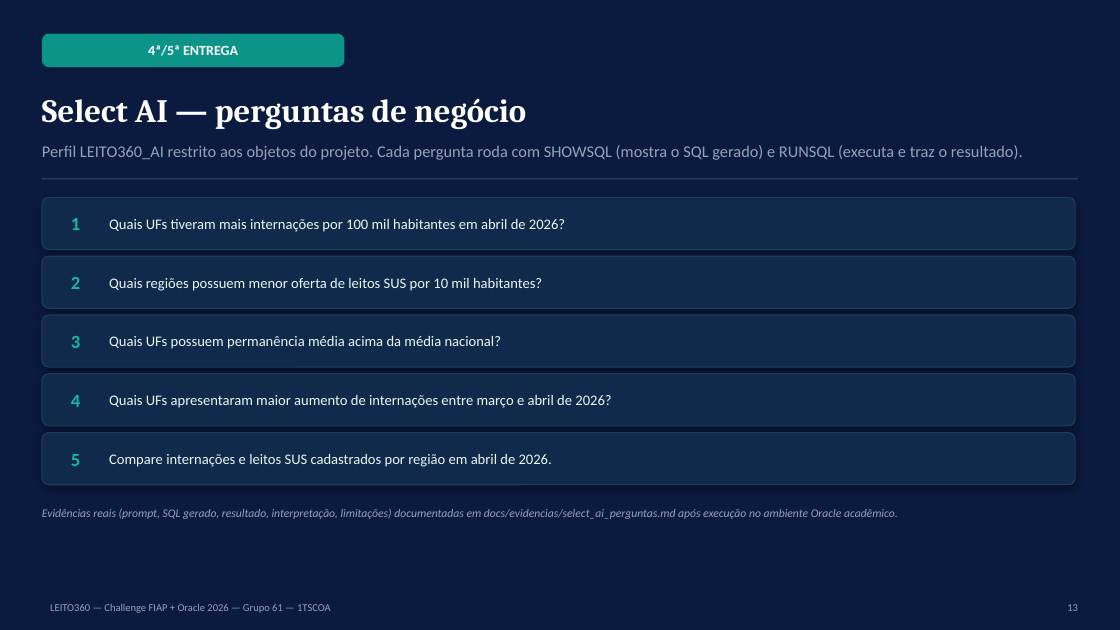
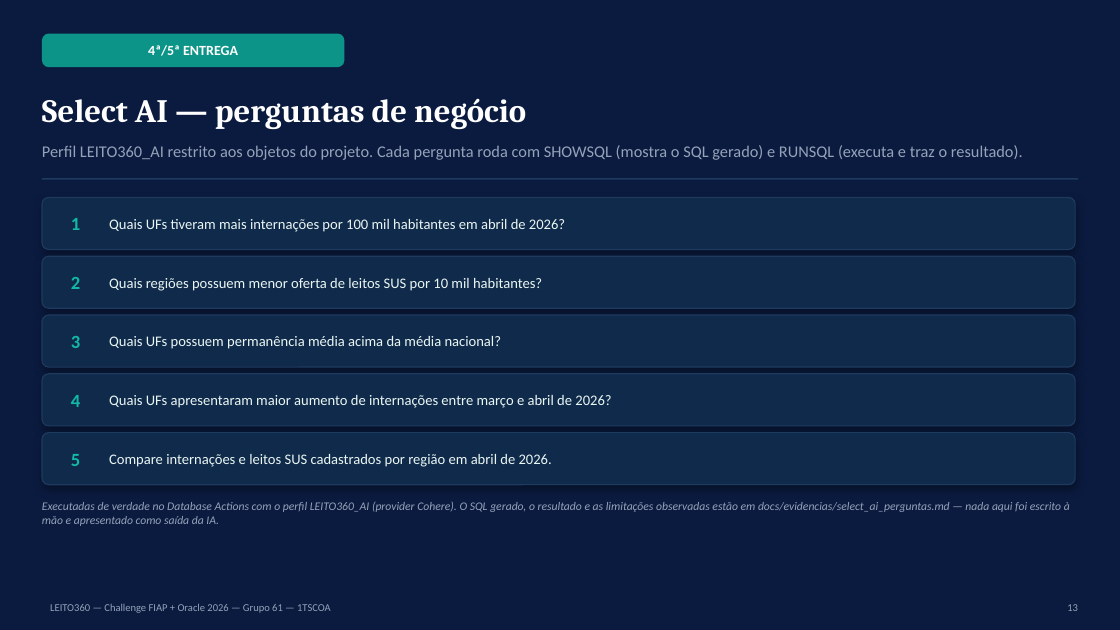
Before and after one commit to gabriellive1817-stack/Leito_360, a slide deck: slide 13 of EC_Sprint_2_1TSCOA_EvidenciasConstrucao_LEITO360_GRUPO61.pptx. Drawn at 1120x630 pixels with LibreOffice and Linux fonts; fonts in the diff are those of the drawing. Boxes give left, top, right and bottom in pixels: in the first picture for what was removed or moved away, otherwise in the second. Text is boxed around its words. In the diff, an @@ line names an element or a change of style, - is before the commit and + after.

```diff
--- a/EC_Sprint_2_1TSCOA_EvidenciasConstrucao_LEITO360_GRUPO61.pptx
+++ b/EC_Sprint_2_1TSCOA_EvidenciasConstrucao_LEITO360_GRUPO61.pptx
@@ text at [42, 502, 1070, 526]: text changed @@
-Evidências reais (prompt, SQL gerado, resultado, interpretação, limitações) documentadas em docs/evidencias/select_ai_perguntas.md após execução no ambiente Oracle acadêmico.
+Executadas de verdade no Database Actions com o perfil LEITO360_AI (provider Cohere). O SQL gerado, o resultado e as limitações observadas estão em docs/evidencias/select_ai_perguntas.md — nada aqui foi escrito à mão e apresentado como saída da IA.
```
Also in this commit, not shown: 4 other slides changed, 1 slide added, 1 slide removed, 12 other files.
